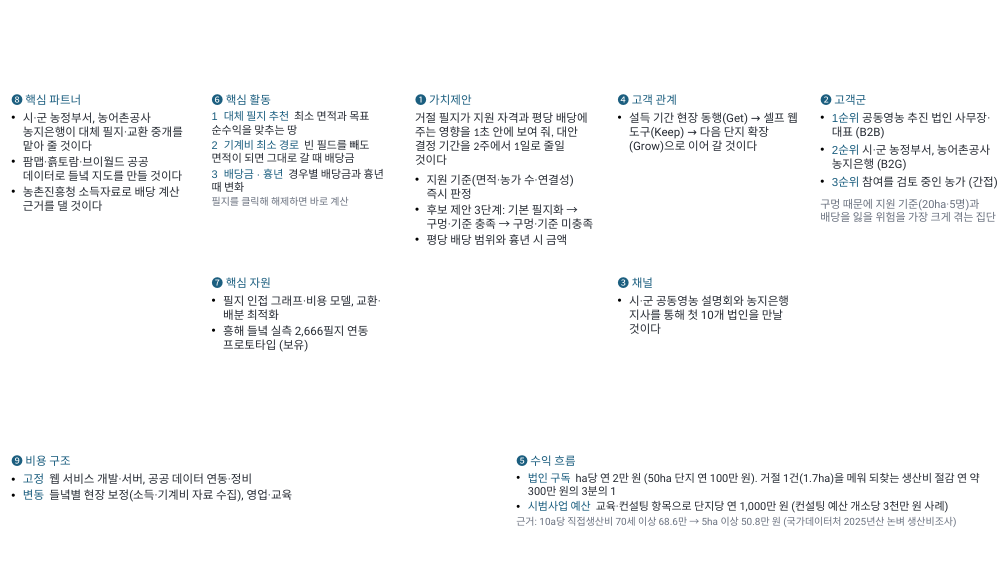
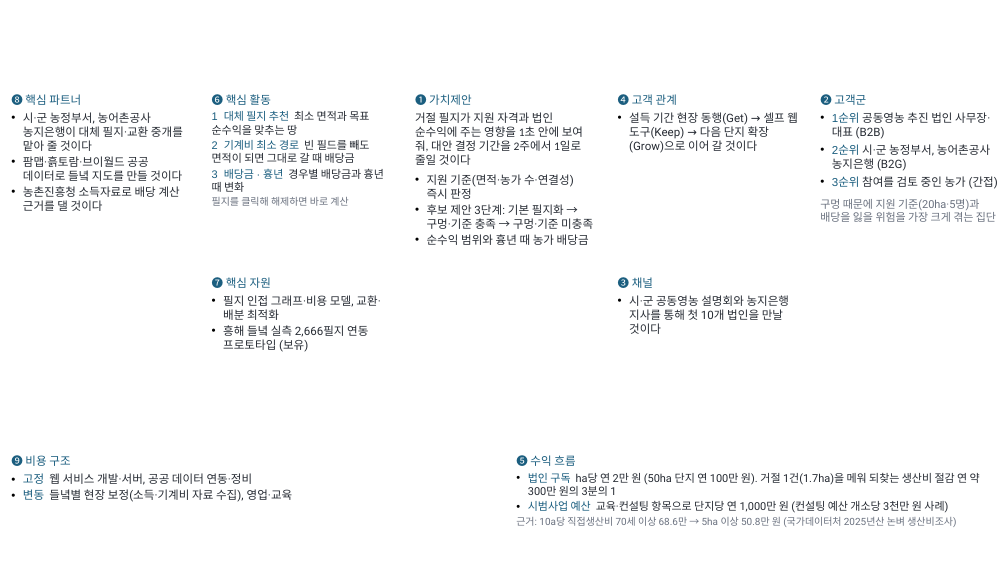
Before and after one commit to yean1234/Cooperative-farming-system, a slide deck: slide 2 of docs/공동영농_최종발표.pptx. Drawn at 1008x567 pixels with LibreOffice and Linux fonts; fonts in the diff are those of the drawing; background and template pictures are left out. Boxes give left, top, right and bottom in pixels: in the first picture for what was removed or moved away, otherwise in the second. Text is boxed around its words. In the diff, an @@ line names an element or a change of style, - is before the commit and + after.

```diff
--- a/docs/공동영농_최종발표.pptx
+++ b/docs/공동영농_최종발표.pptx
@@ text at box(415, 112, 583, 165): text changed @@
-거절 필지가 지원 자격과 평당 배당에 주는 영향을 1초 안에 보여 줘, 대안 결정 기간을 2주에서 1일로 줄일 것이다
+거절 필지가 지원 자격과 법인 순수익에 주는 영향을 1초 안에 보여 줘, 대안 결정 기간을 2주에서 1일로 줄일 것이다
@@ text at box(427, 234, 589, 245): text changed @@
-• 평당 배당 범위와 흉년 시 금액
+• 순수익 범위와 흉년 때 농가 배당금
```
Also in this commit, not shown: 4 other slides changed, 5 other files.
